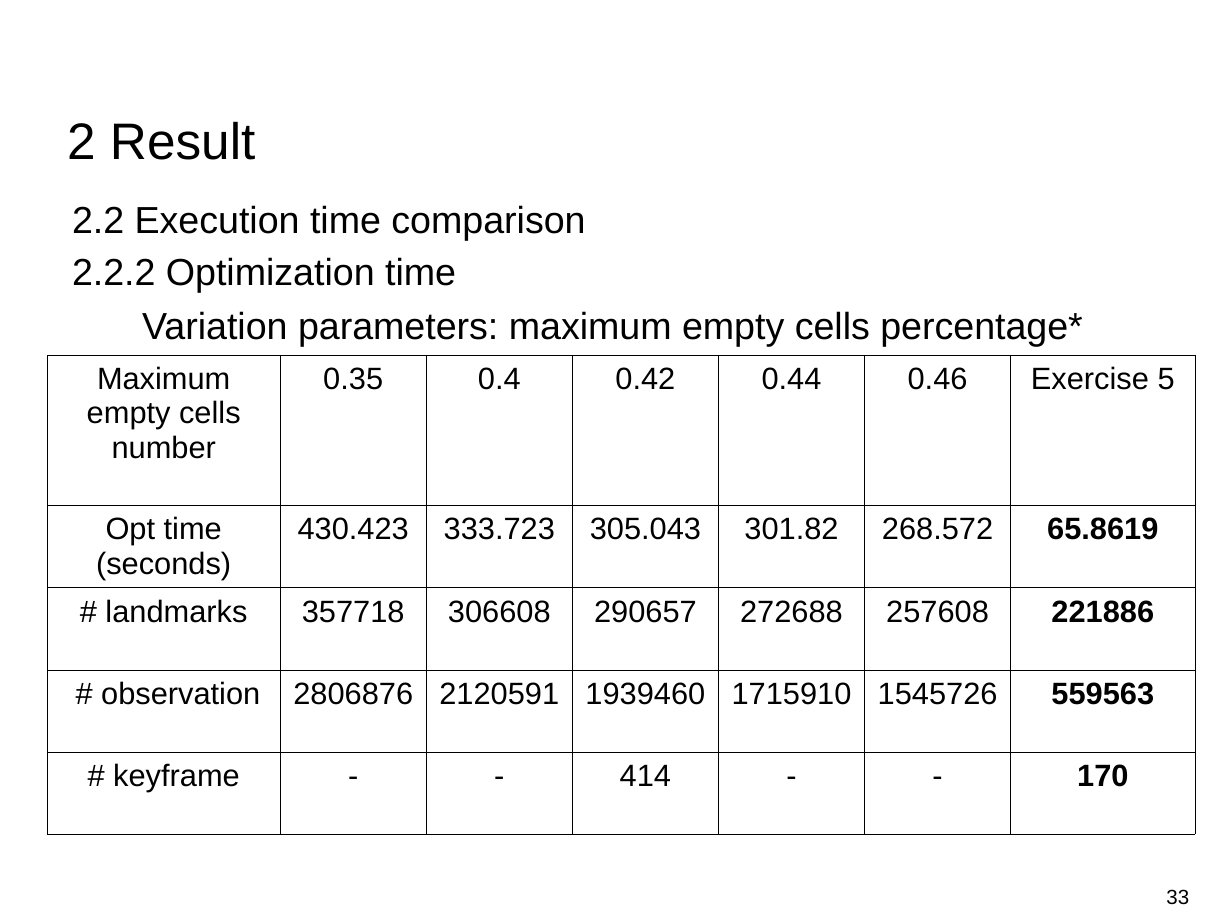
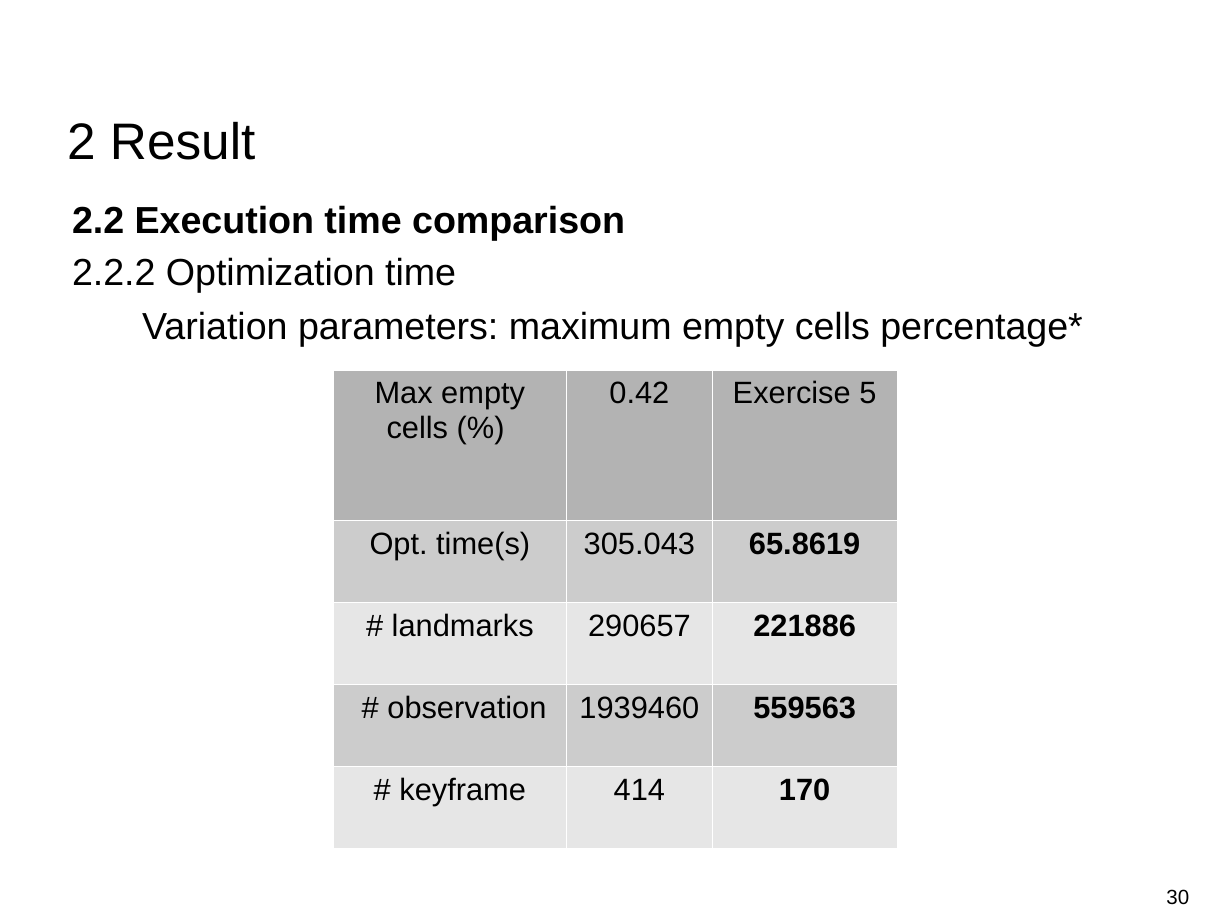
Before and after one commit to Tom-Huang/visual_navigation, a slide deck: slide 30 of FInal_Indirect Visual Odometry with Optical Flow.odp (slide 33 before the commit). Drawn at 1232x924 pixels with LibreOffice and Linux fonts; fonts in the diff are those of the drawing; background and template pictures are left out. Boxes give left, top, right and bottom in pixels: in the first picture for what was removed or moved away, otherwise in the second. Text is boxed around its words. In the diff, an @@ line names an element or a change of style, - is before the commit and + after.

Commit message:
updated PPt

```diff
--- a/FInal_Indirect Visual Odometry with Optical Flow.odp
+++ b/FInal_Indirect Visual Odometry with Optical Flow.odp
@@ text at [72, 205, 625, 241]: bold on in "2.2 Execution time comparison" @@
@@ table at [334, 370, 898, 849] @@
-column 1: Maximum empty cells number | Opt time / (seconds) | # landmarks | # observation | # keyframe
-column 2: 0.35 | 430.423 | 357718 | 2806876 | -
-column 3: 0.4 | 333.723 | 306608 | 2120591 | -
+column 1: Max empty cells (%) | Opt. time(s) | # landmarks | # observation | # keyframe
-column 5: 0.44 | 301.82 | 272688 | 1715910 | -
-column 6: 0.46 | 268.572 | 257608 | 1545726 | -
@@ table: place and size @@
-table at [47, 355, 1198, 834]
+table at [334, 370, 898, 849]
@@ page number at [1166, 889, 1189, 905]: text changed @@
-33
+30
```
Also in this commit, not shown: 29 other slides changed, 5 slides removed, 5 other files.
